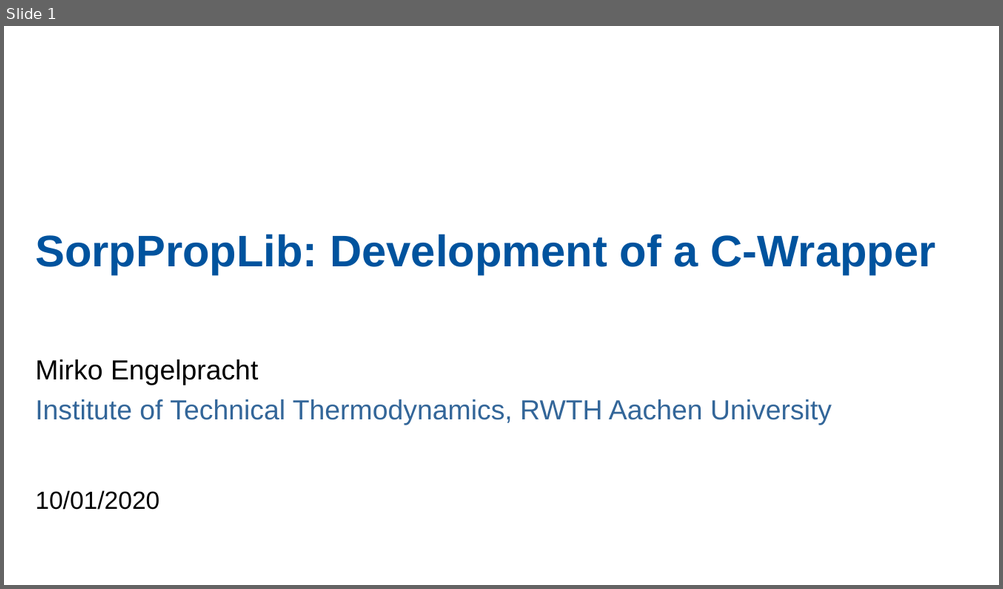
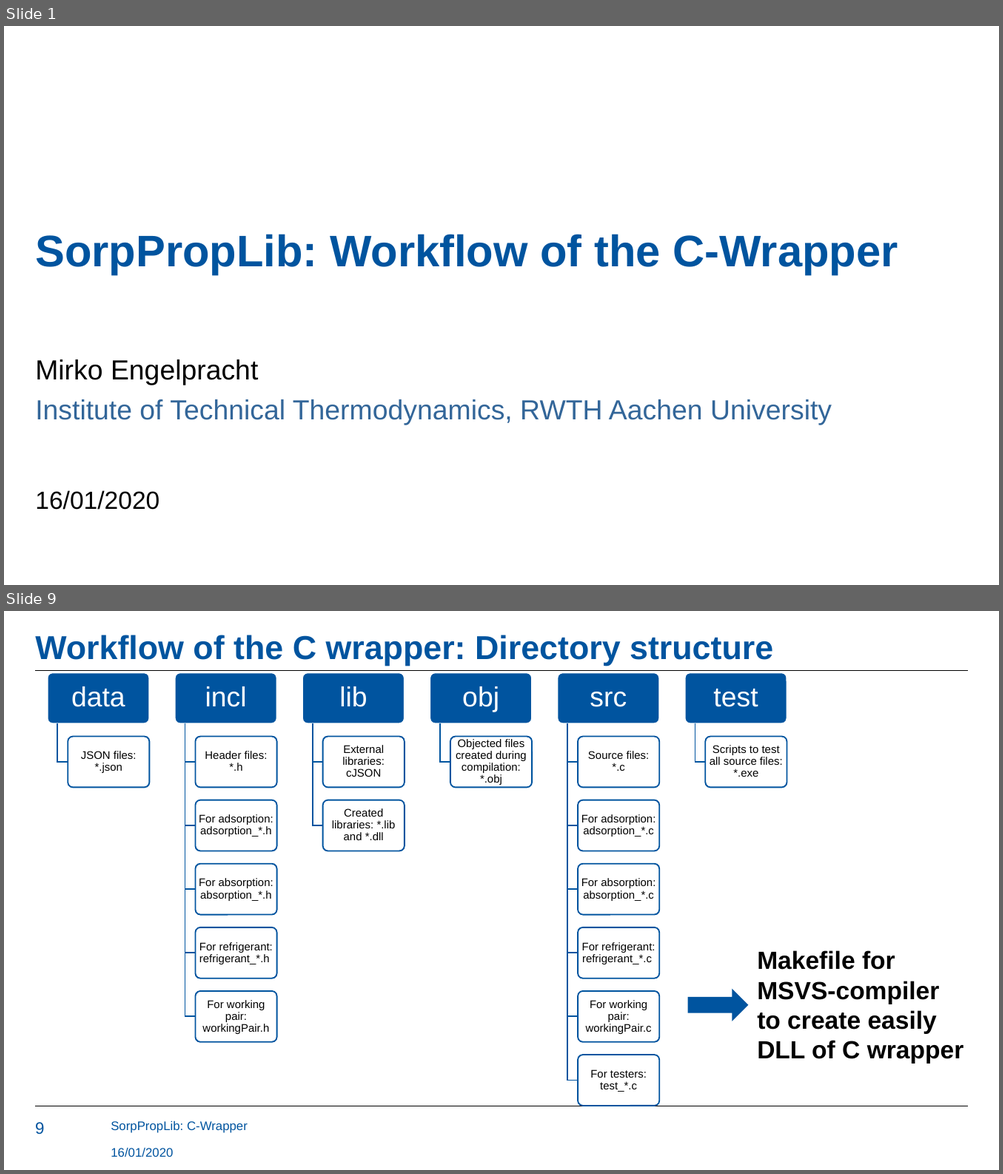
Before and after one commit to carlesRT/sorpproplib_JSON, a slide deck: c_wrapper/SorpPropLib_CWrapper.pptx. Shown one above the other, each under a label of ours: slide 1 before the commit, slides 1 and 9 after it; the slides between them are not shown. The pictures are 1003x589 and 1003x1174 pixels, drawn with LibreOffice and Linux fonts; fonts in the diff are those of the drawing; background and template pictures are left out. Boxes give left, top, right and bottom in pixels: in the first picture for what was removed or moved away, otherwise in the second. Text is boxed around its words. In the diff, an @@ line names an element or a change of style, - is before the commit and + after.

Commit message:
Updated workflow of C wrapper

```diff
--- a/c_wrapper/SorpPropLib_CWrapper.pptx
+++ b/c_wrapper/SorpPropLib_CWrapper.pptx
@@ slide 9 added at (4, 611, 999, 1170), background #FFFFFF @@
@@ title added at (35, 635, 773, 666), 24 pt, text #00549F, bold @@
+Workflow of the C wrapper: Directory structure
@@ line added from (35, 671) to (967, 671), #000000 0.5 pt @@
@@ group added at (48, 672, 787, 1106): 22 rounded rectangles, 22 texts, 16 freeform shapes @@
+data
+JSON files: *.json
+incl
+Header files: *.h
+For adsorption: adsorption_*.h
+For absorption: absorption_*.h
+For refrigerant: refrigerant_*.h
+For working pair: workingPair.h
+lib
+External libraries: cJSON
+Created libraries: *.lib and *.dll
+obj
+Objected files created during compilation: *.obj
+src
+Source files: *.c
+For adsorption: adsorption_*.c
+For absorption: absorption_*.c
+For refrigerant: refrigerant_*.c
+For working pair: workingPair.c
+For testers: test_*.c
+test
+Scripts to test all source files: *.exe
@@ text added at (757, 951, 964, 1063), 18 pt, text #000000, bold @@
+Makefile for MSVS-compiler to create easily DLL of C wrapper
@@ right arrow added at (688, 991, 747, 1021), fill #00549F, outline #00549F 1 pt @@
@@ line added from (35, 1106) to (967, 1106), #000000 0.5 pt @@
@@ text added at (111, 1121, 247, 1133), 9 pt, text #00549F @@
+SorpPropLib: C-Wrapper
@@ page number added at (35, 1122, 44, 1135), 12 pt, text #00549F @@
+9
@@ text added at (111, 1147, 173, 1158), 9 pt, text #00549F @@
+16/01/2020
@@ slide 1 changed as well @@
@@ title at (35, 234, 897, 275): text changed; text colour #00539E to #00549F @@
-SorpPropLib: Development of a C-Wrapper
+SorpPropLib: Workflow of the C-Wrapper
@@ text at (35, 491, 159, 510): text changed @@
-10/01/2020
+16/01/2020
```
Also in this commit, not shown: 6 other slides changed, 6 other slides added, 7 slides removed.
